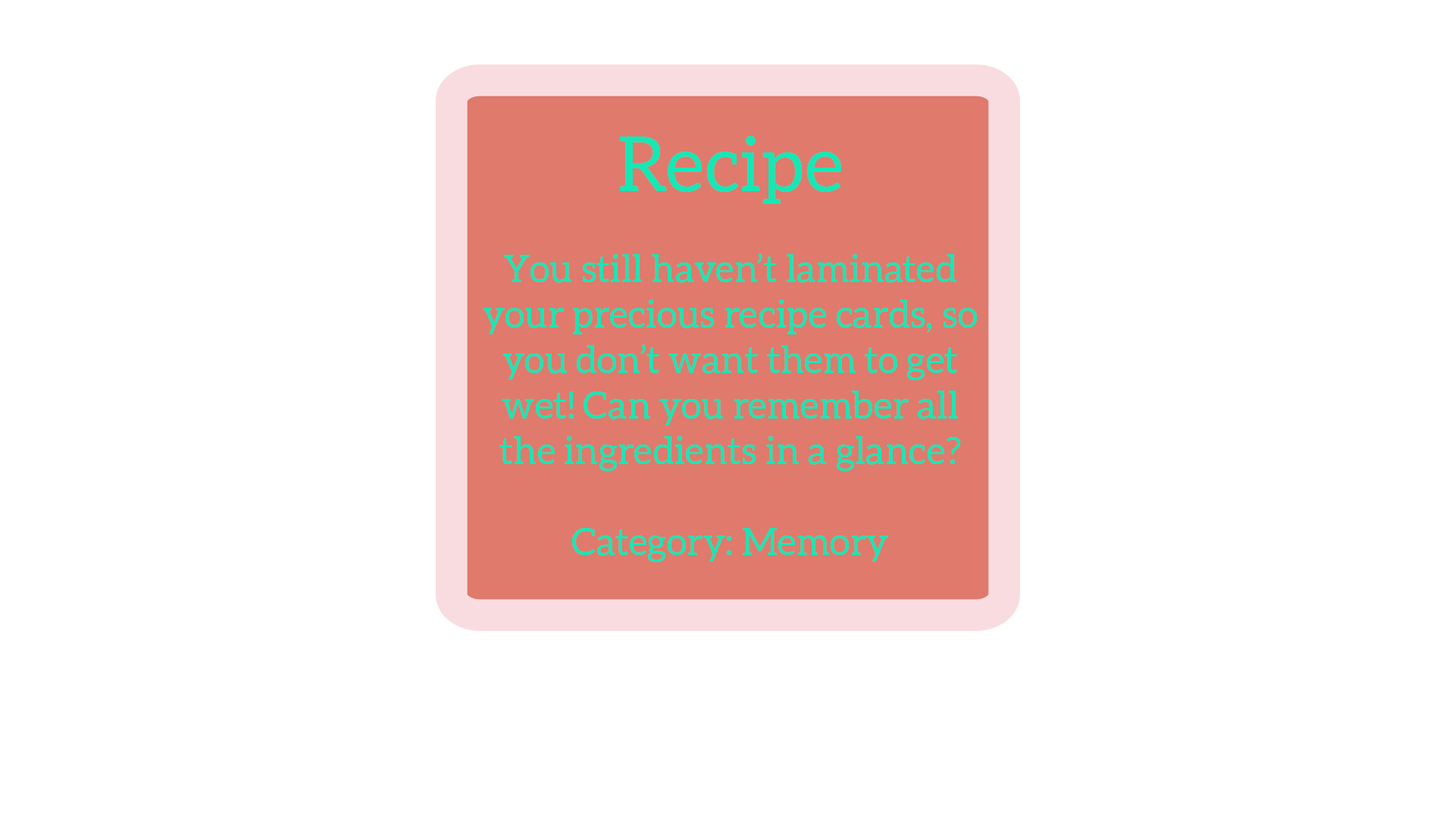
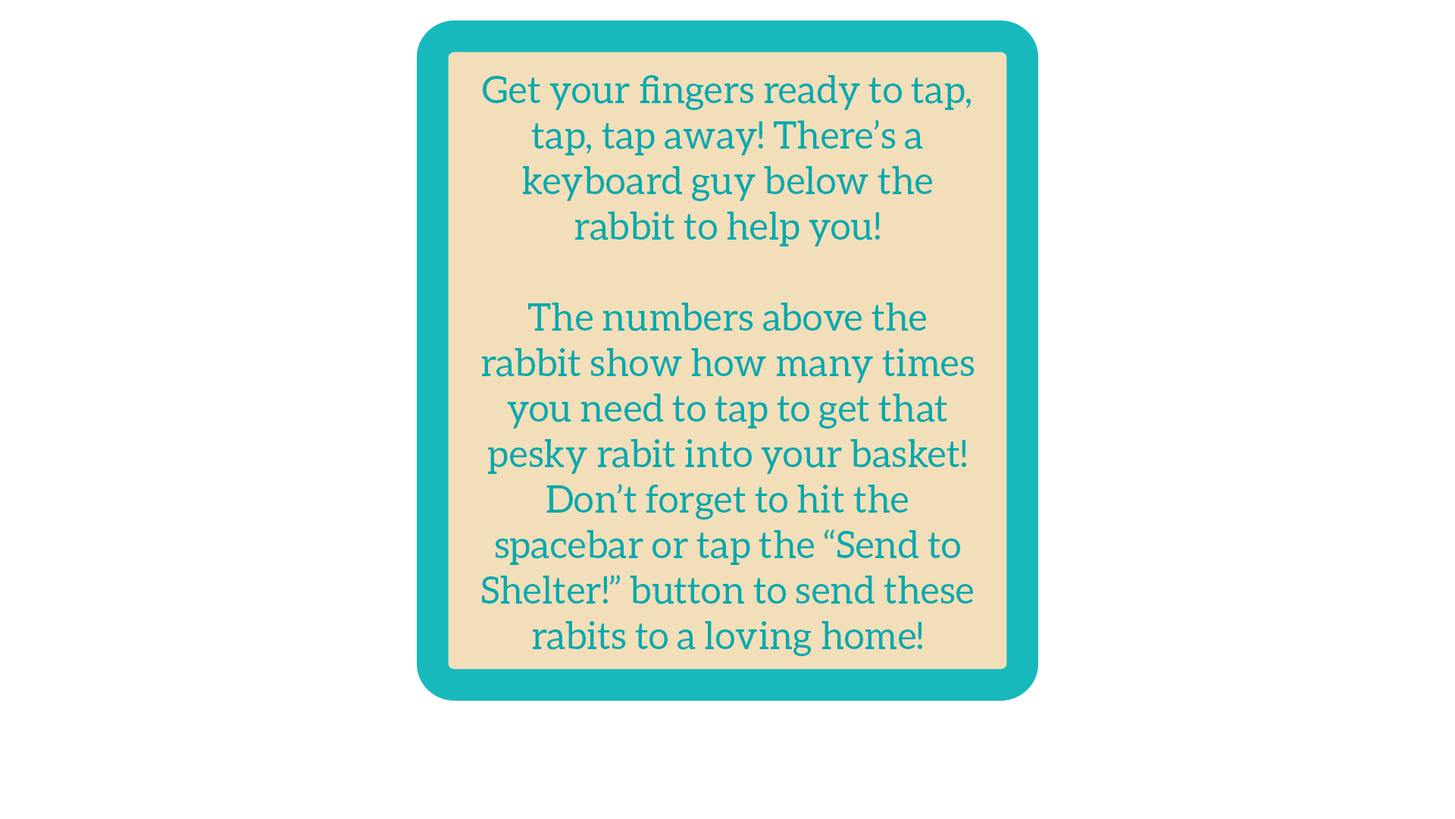
Layered file, before and after one edit (1455 x 819). Changes by layer:
added group "Tutorials" with 9 layers above "About pages" over (416, 20, 1039, 701)
added group "coordination" with 2 layers in group "Tutorials" over (416, 20, 1039, 701)
added layer "Get your fingers ready to tap, tap, tap away! There’s a keyboar" in group "coordination" over (482, 75, 975, 657)
added layer "Rounded Rectangle 2 copy 2" in group "coordination" over (416, 20, 1039, 701)
hid group "About pages" (9 layers) over (435, 46, 1021, 701)
